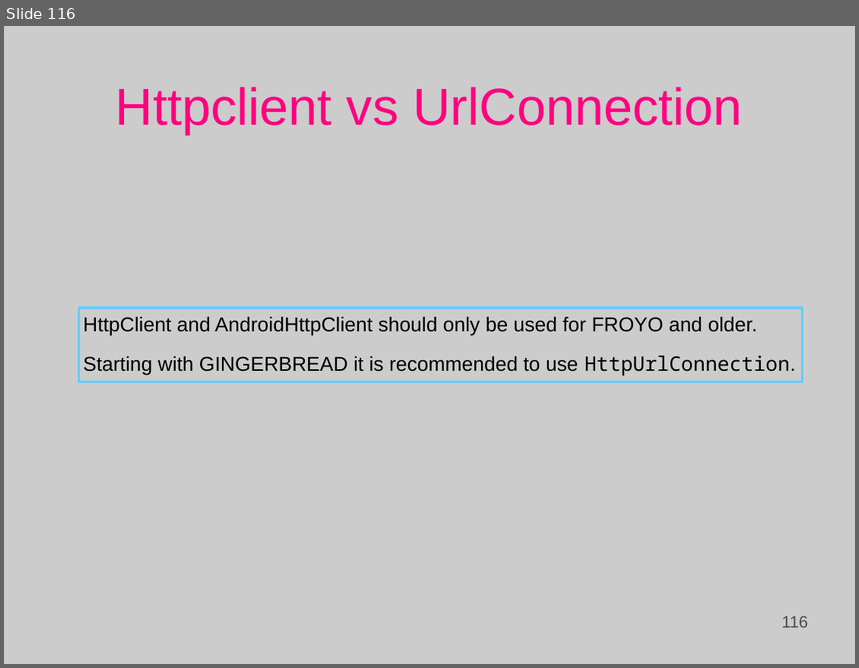
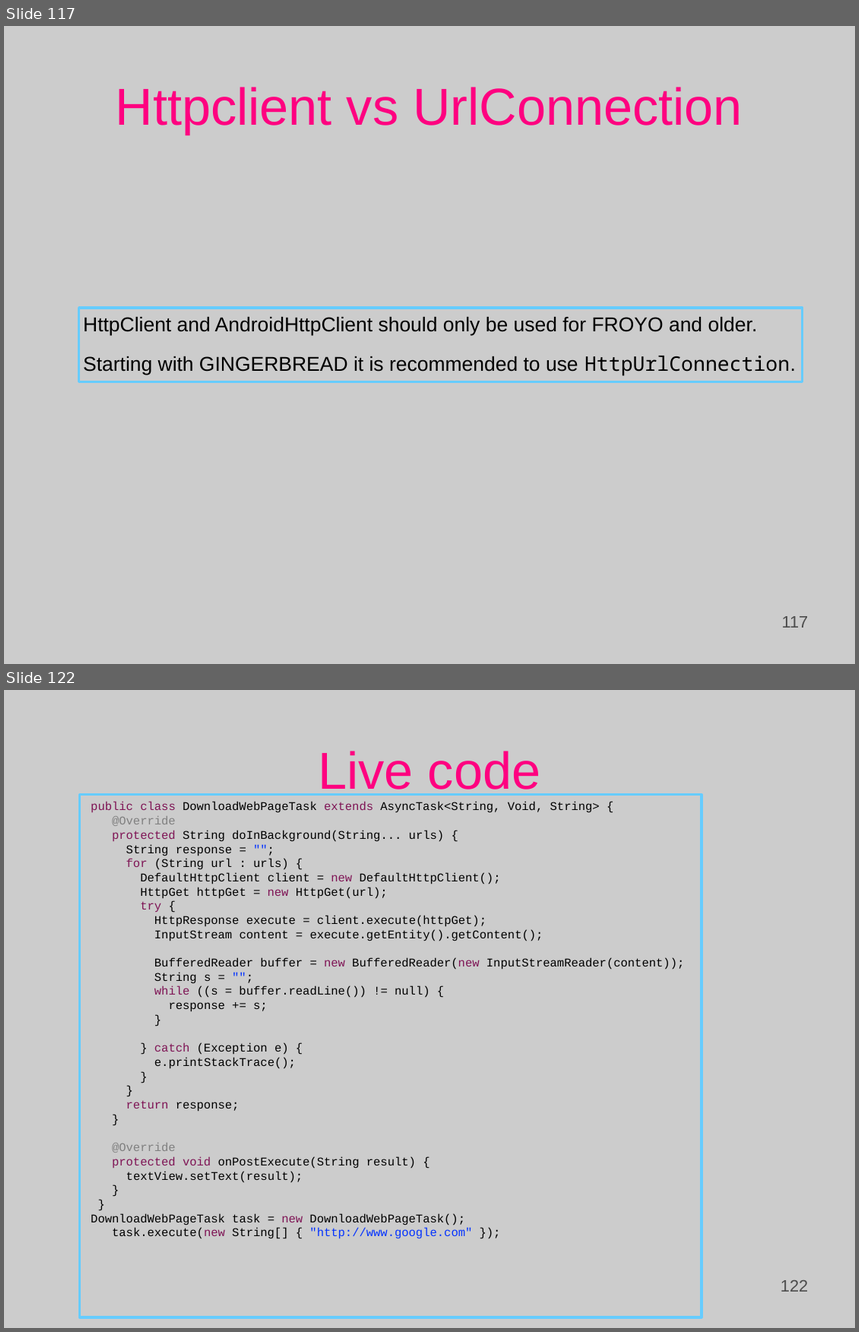
Before and after one commit to Basis-Android-Training/basis-android-training, a slide deck: Batch 12/Course lectures.ppt. Shown one above the other, each under a label of ours: slide 116 before the commit, slides 117 and 122 after it; the slides between them are not shown. The pictures are 859x668 and 859x1332 pixels, drawn with LibreOffice and Linux fonts; fonts in the diff are those of the drawing; background and template pictures are left out. Boxes give left, top, right and bottom in pixels: in the first picture for what was removed or moved away, otherwise in the second. Text is boxed around its words. In the diff, an @@ line names an element or a change of style, - is before the commit and + after.

Commit message:
Class 14's lecture sheet updated.

```diff
--- a/Batch 12/Course lectures.ppt
+++ b/Batch 12/Course lectures.ppt
@@ slide 122 added at [4,690,855,1328], background picture (left out) @@
@@ title added at [318,751,541,796], 44 pt, text #FF0080 @@
+Live code
@@ freeform shape added at [80,795,702,1317], outline #66CCFF 2.01 pt, 10 pt, text #000000 @@
+public class DownloadWebPageTask extends AsyncTask<String, Void, String> {
+@Override
+protected String doInBackground(String... urls) {
+String response = "";
+for (String url : urls) {
+DefaultHttpClient client = new DefaultHttpClient();
+HttpGet httpGet = new HttpGet(url);
+try {
+HttpResponse execute = client.execute(httpGet);
+InputStream content = execute.getEntity().getContent();
+BufferedReader buffer = new BufferedReader(new InputStreamReader(content));
+String s = "";
+while ((s = buffer.readLine()) != null) {
+response += s;
+}
+} catch (Exception e) {
+e.printStackTrace();
+}
+}
+return response;
+}
+@Override
+protected void onPostExecute(String result) {
+textView.setText(result);
+}
+}
+DownloadWebPageTask task = new DownloadWebPageTask();
+task.execute(new String[] { "http://www.google.com" });
@@ page number added at [614,1271,813,1298], 14 pt, text #4C4C4C @@
+122
@@ what was slide 116 is now slide 117 @@
@@ page number at [782,617,809,628]: text changed @@
-116
+117
```
Also in this commit, not shown: 25 other slides added, 31 other files.
